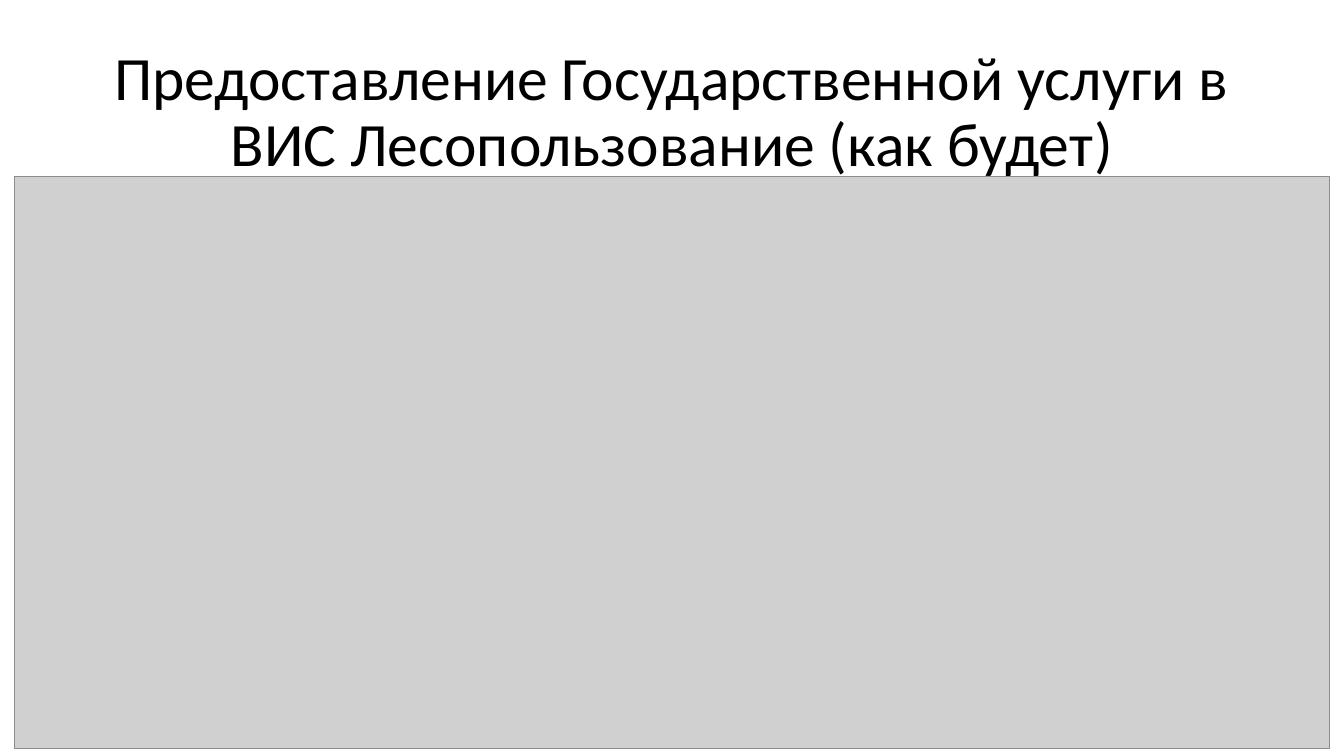
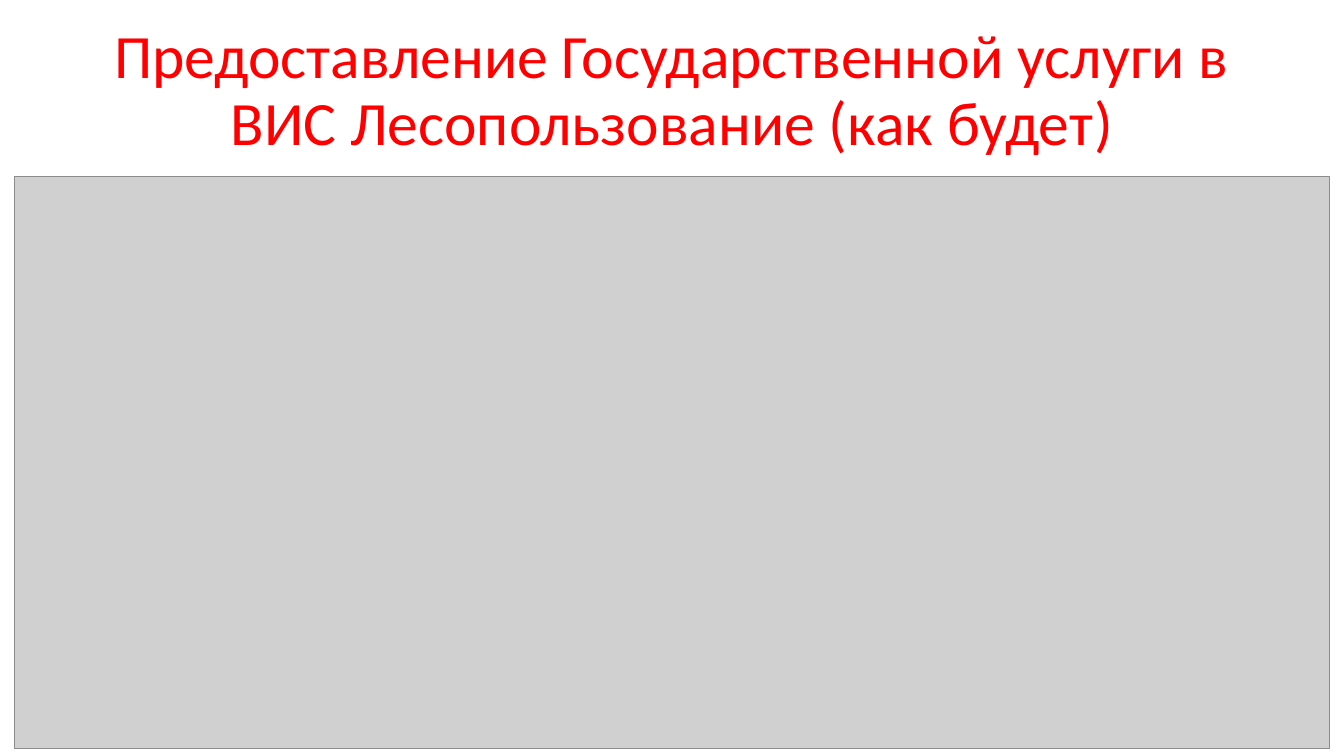
Before and after one commit to mcdodik20008/docs, a slide deck: slide 6 of Презентация.pptx (slide 7 before the commit). Drawn at 1344x756 pixels with LibreOffice and Linux fonts; fonts in the diff are those of the drawing; grey boxes stand for pictures. Boxes give left, top, right and bottom in pixels: in the first picture for what was removed or moved away, otherwise in the second. Text is boxed around its words. In the diff, an @@ line names an element or a change of style, - is before the commit and + after.

```diff
--- a/Презентация.pptx
+++ b/Презентация.pptx
@@ title "Предоставление Государственной услуги в ВИС ...": place and size @@
-title "Предоставление Государственной услуги в ВИС ..." at [114, 58, 1229, 181]
+title "Предоставление Государственной услуги в ВИС ..." at [114, 36, 1229, 155]
@@ title "Предоставление Государственной услуги в ВИС ..." at [114, 36, 1229, 155]: text colour #000000 to #FF0000 @@
```
Also in this commit, not shown: 1 other slide changed, 1 slide removed, 2 other files.
